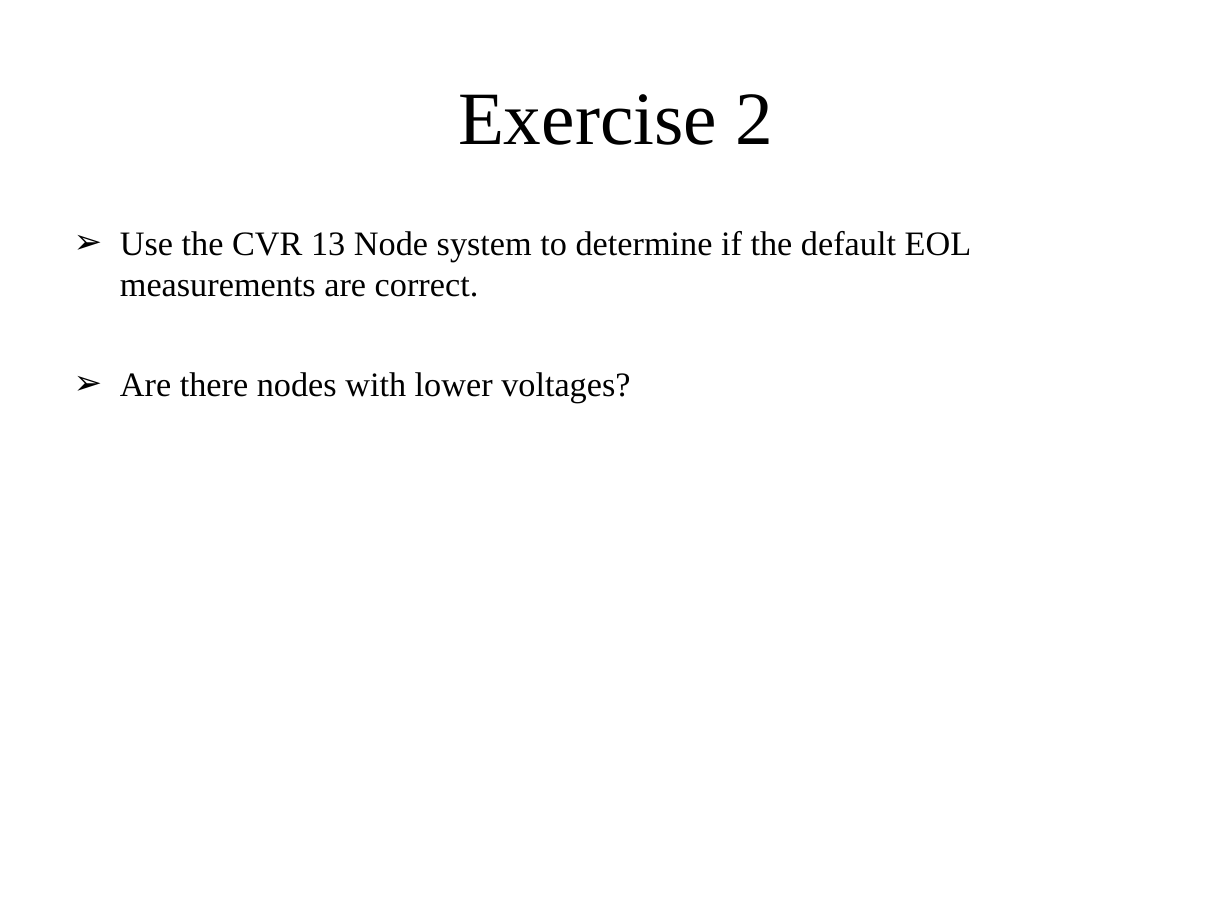
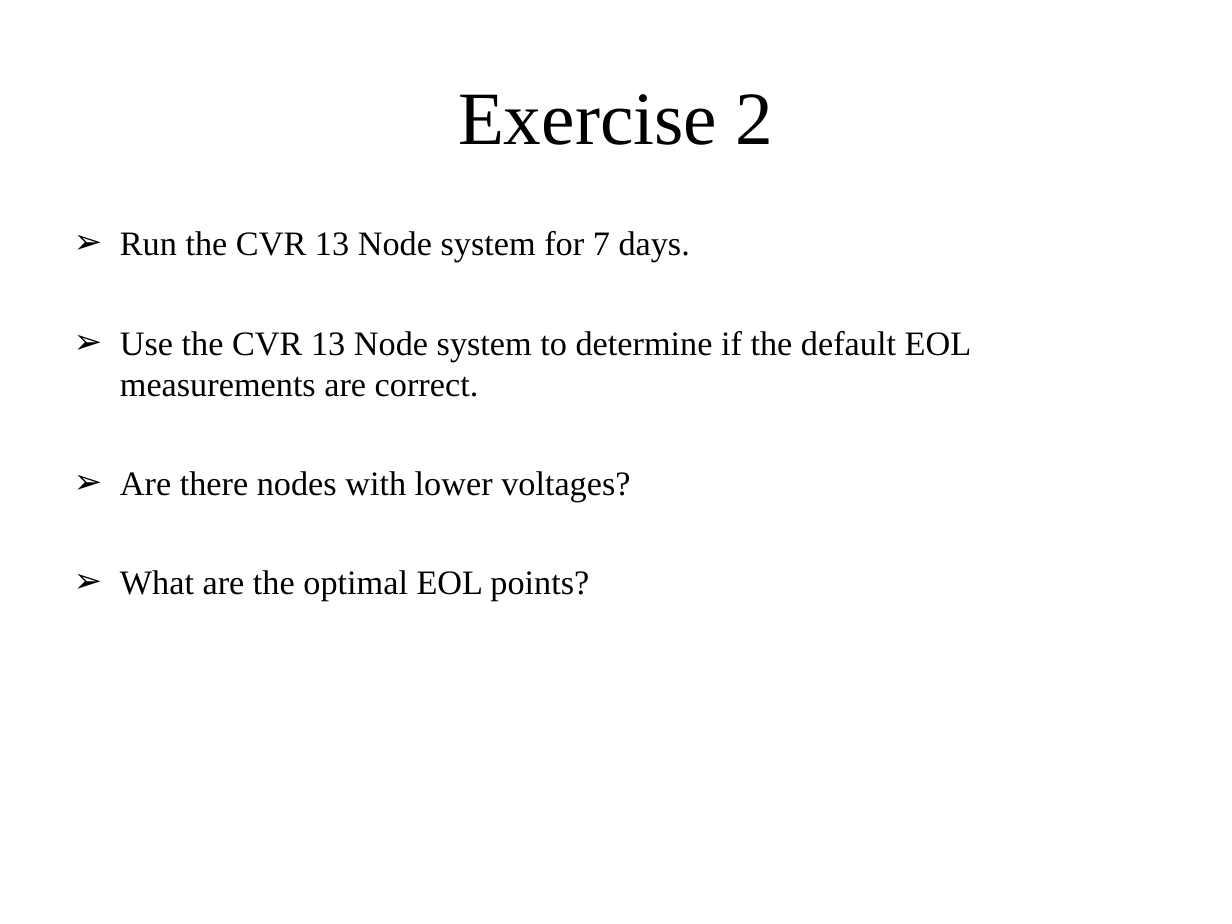
Before and after one commit to gridlab-d/course, a slide deck: slide 18 of Distribution_Analysis_Course/2.0 - CVR.ppt (slide 14 before the commit). Drawn at 1232x924 pixels with LibreOffice and Linux fonts; fonts in the diff are those of the drawing. Boxes give left, top, right and bottom in pixels: in the first picture for what was removed or moved away, otherwise in the second. Text is boxed around its words. In the diff, an @@ line names an element or a change of style, - is before the commit and + after.

```diff
--- a/Distribution_Analysis_Course/2.0 - CVR.ppt
+++ b/Distribution_Analysis_Course/2.0 - CVR.ppt
@@ text at <box>120,231,690,262</box>: paragraph added @@
+➢ Run the CVR 13 Node system for 7 days.
@@ text at <box>120,570,589,601</box>: paragraph added @@
+➢ What are the optimal EOL points?
```
Also in this commit, not shown: 5 other slides changed, 3 slides added, 17 slides removed.
